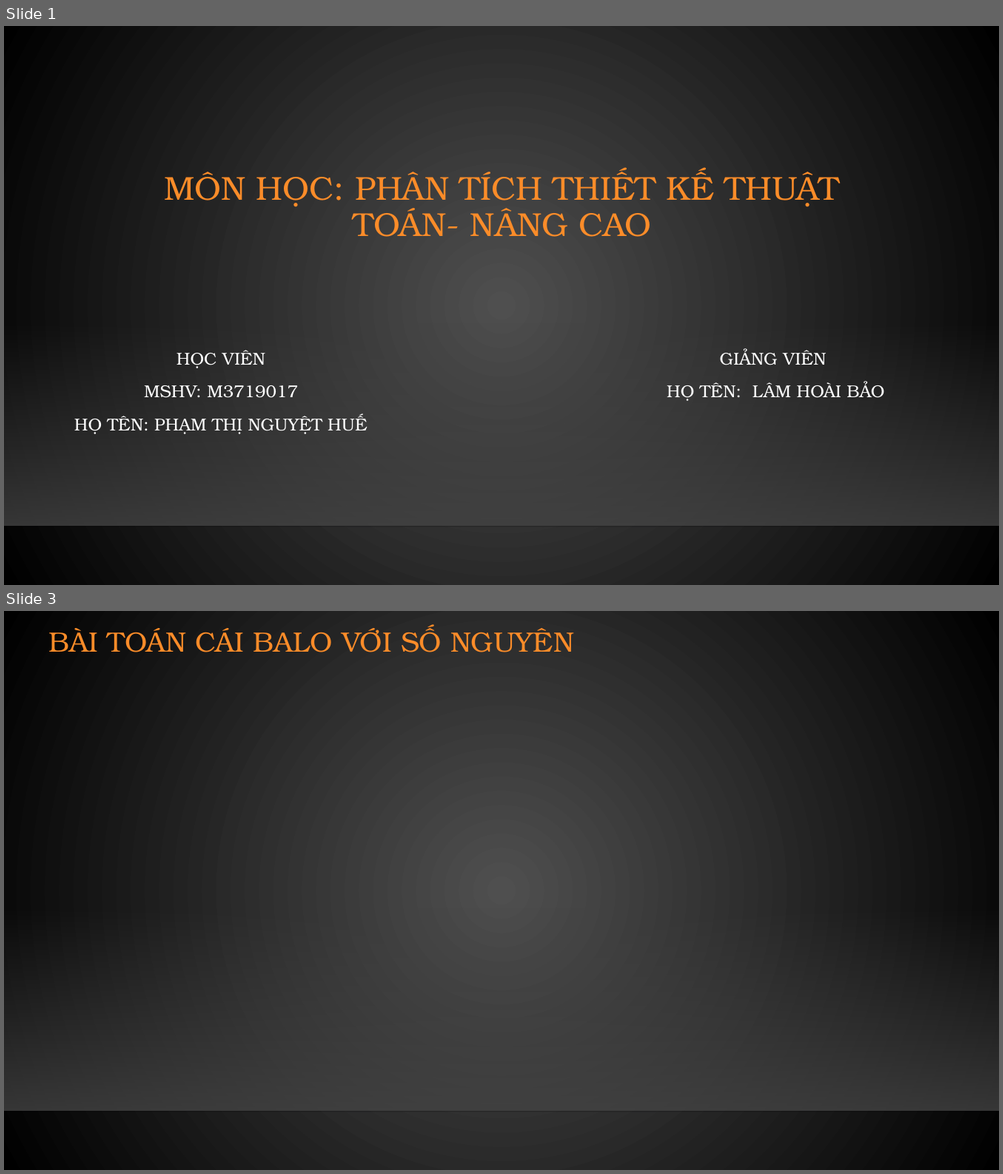
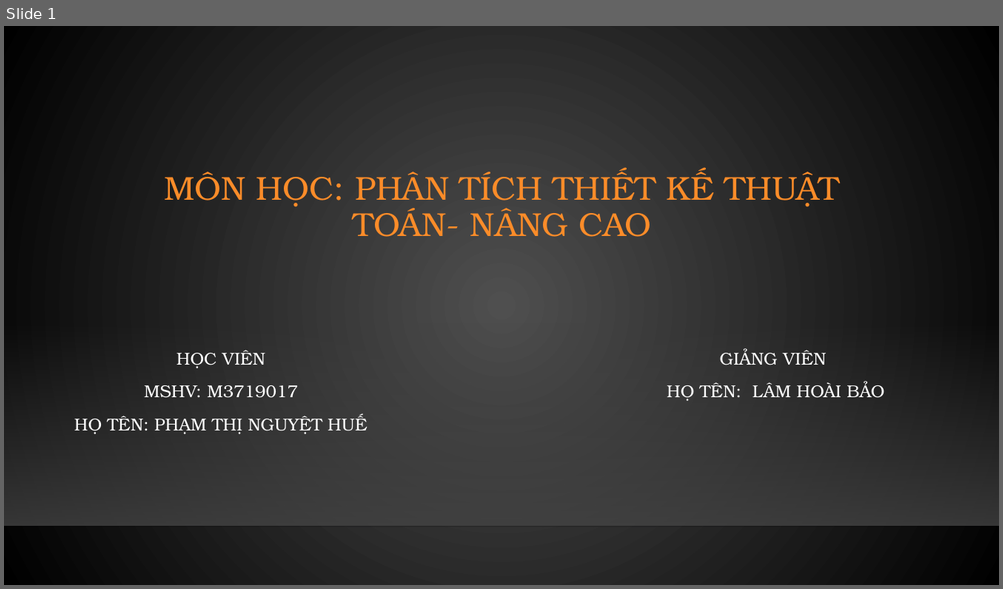
Before and after one commit to NguyetHue/PTTK_TTNC, a slide deck: BaoCao.pptx. Shown one above the other, each under a label of ours: slides 1 and 3 before the commit, slide 1 after it; the slides between them are not shown. The pictures are 1003x1174 and 1003x589 pixels, drawn with LibreOffice and Linux fonts; fonts in the diff are those of the drawing; background and template pictures are left out. Boxes give left, top, right and bottom in pixels: in the first picture for what was removed or moved away, otherwise in the second. Text is boxed around its words. In the diff, an @@ line names an element or a change of style, - is before the commit and + after.

```diff
--- a/BaoCao.pptx
+++ b/BaoCao.pptx
@@ slide 3 removed at (4,611,999,1170), background gradient #505050 to #000000; not listed: 2 template elements that a slide beside it also shows @@
@@ title removed at (49,626,574,652) @@
-BÀI TOÁN CÁI BALO VỚI SỐ NGUYÊN
```
Also in this commit, not shown: 1 slide changed, 9 slides added, 1 other slide removed, 6 other files.
